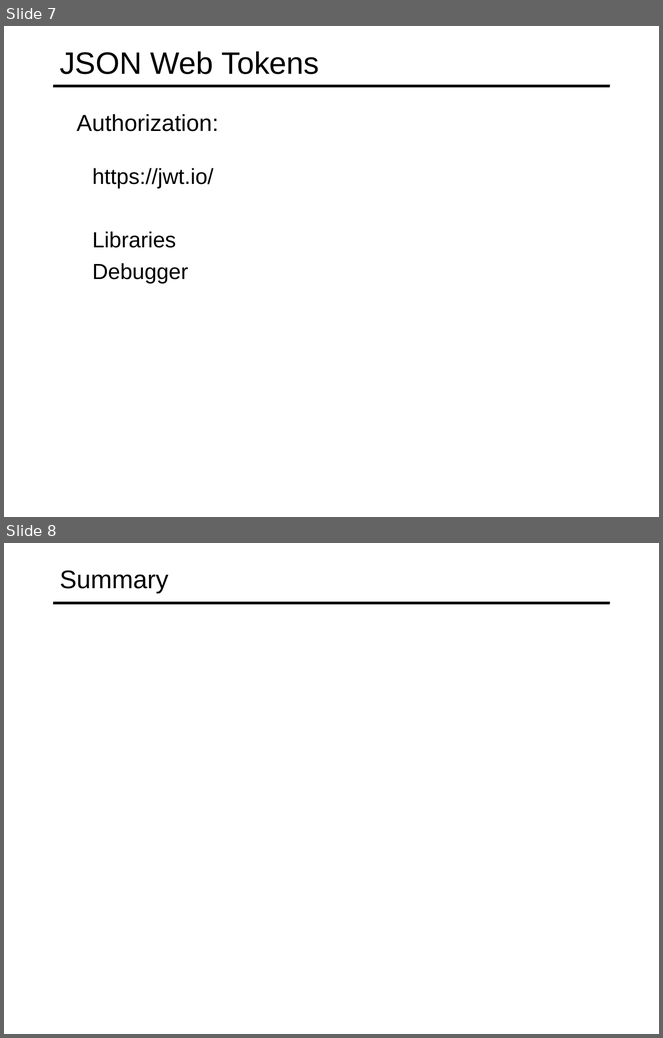
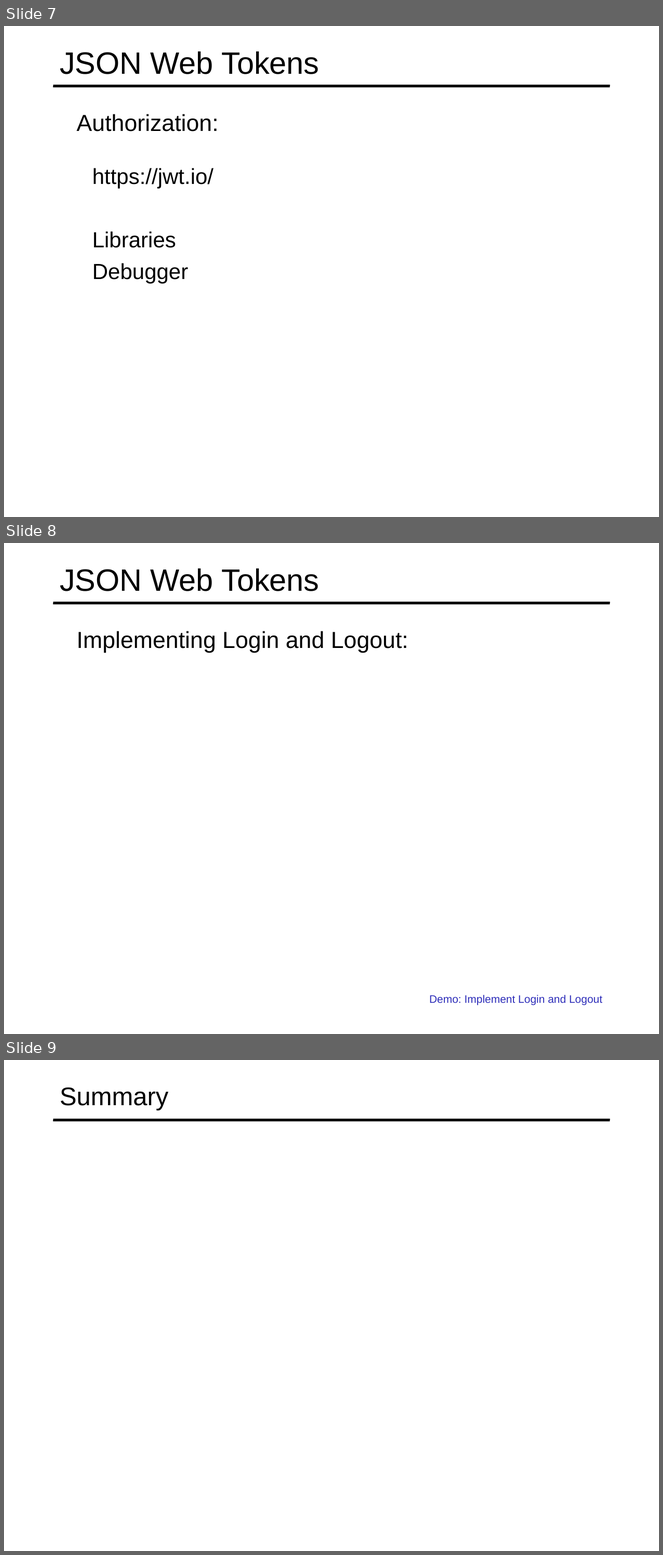
Before and after one commit to specter01wj/Jago_Link_Training, a slide deck: Angular/Angular12/Angular Advanced Course/Essentials/9.Authentication and Authorization/L9_Authentication and Authorization.ppt. Shown one above the other, each under a label of ours: slides 7 and 8 before the commit, slides 7, 8 and 9 after it. The pictures are 663x1038 and 663x1555 pixels, drawn with LibreOffice and Linux fonts; fonts in the diff are those of the drawing. Boxes give left, top, right and bottom in pixels: in the first picture for what was removed or moved away, otherwise in the second. Text is boxed around its words. In the diff, an @@ line names an element or a change of style, - is before the commit and + after.

```diff
--- a/Angular/Angular12/Angular Advanced Course/Essentials/9.Authentication and Authorization/L9_Authentication and Authorization.ppt
+++ b/Angular/Angular12/Angular Advanced Course/Essentials/9.Authentication and Authorization/L9_Authentication and Authorization.ppt
@@ slide 8 added at (4, 543, 659, 1034), background #FFFFFF; not listed: 1 template element that a slide beside it also shows @@
@@ title added at (60, 568, 319, 591), 34 pt, text #000000 @@
+JSON Web Tokens
@@ text added at (77, 631, 409, 653), 25.5 pt, text #000000 @@
+  Implementing Login and Logout:
@@ text added at (429, 995, 603, 1005), 12 pt, text #2D2DB9 @@
+  Demo: Implement Login and Logout
@@ what was slide 8 is now slide 9 @@
```
Also in this commit, not shown: 59 other files.
